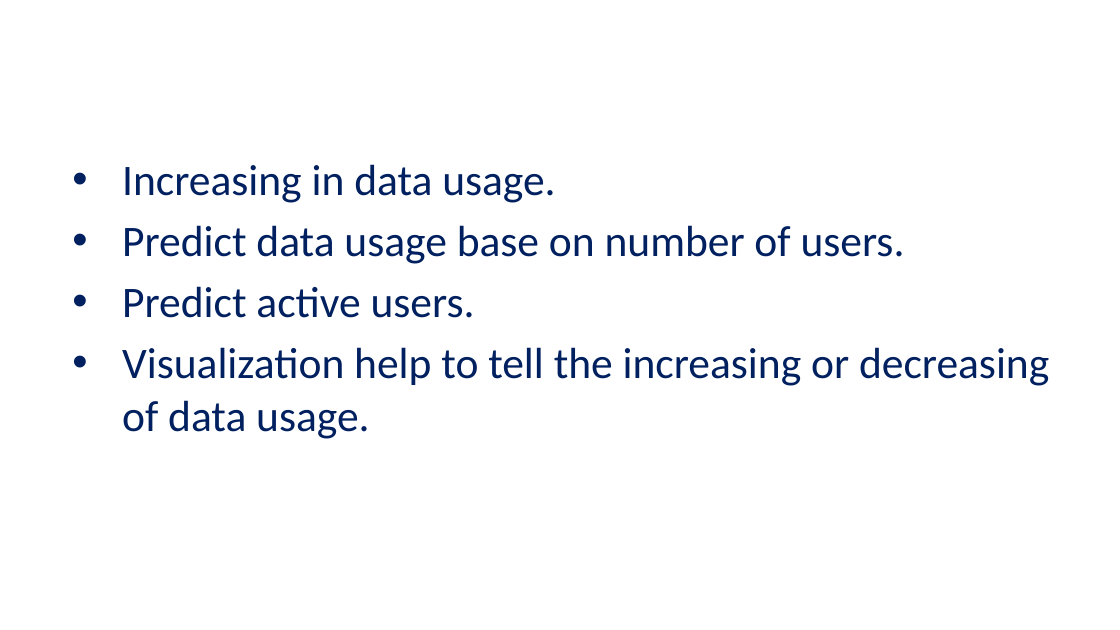
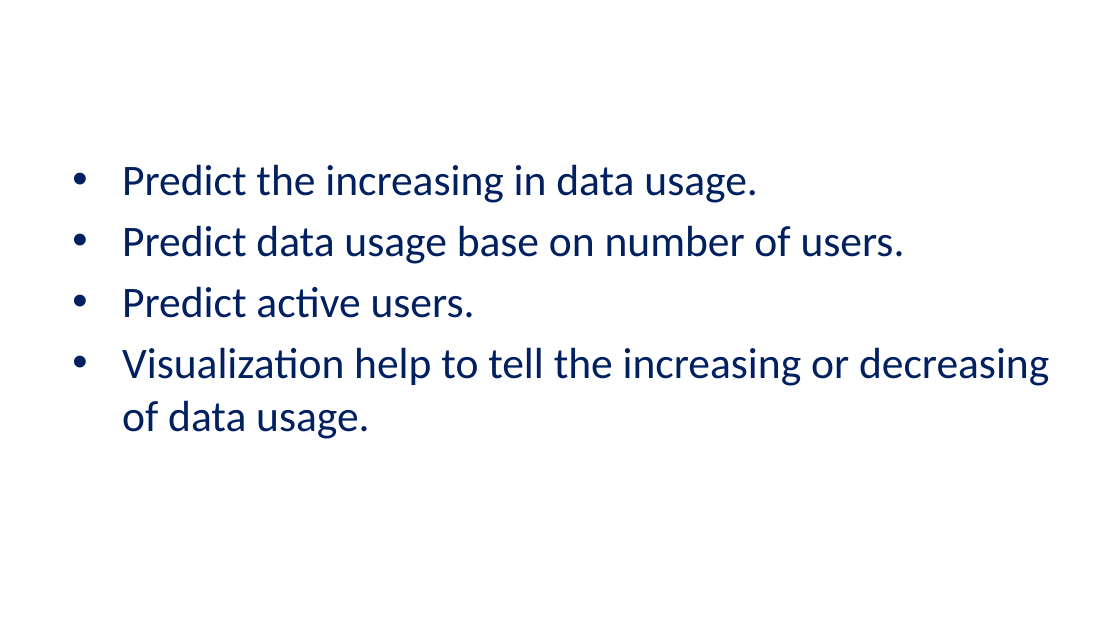
Before and after one commit to UNCG-CSE/G_Suite_Metrics, a slide deck: slide 37 of doc/G-suite_review_3 ppt_final.pptx (slide 33 before the commit). Drawn at 1120x630 pixels with LibreOffice and Linux fonts; fonts in the diff are those of the drawing; background and template pictures are left out. Boxes give left, top, right and bottom in pixels: in the first picture for what was removed or moved away, otherwise in the second. Text is boxed around its words. In the diff, an @@ line names an element or a change of style, - is before the commit and + after.

```diff
--- a/doc/G-suite_review_3 ppt_final.pptx
+++ b/doc/G-suite_review_3 ppt_final.pptx
@@ text at box(122, 164, 757, 203): text changed @@
-• Increasing in data usage.
+• Predict the increasing in data usage.
```
Also in this commit, not shown: 4 other slides changed, 1 slide added, 1 slide removed.
